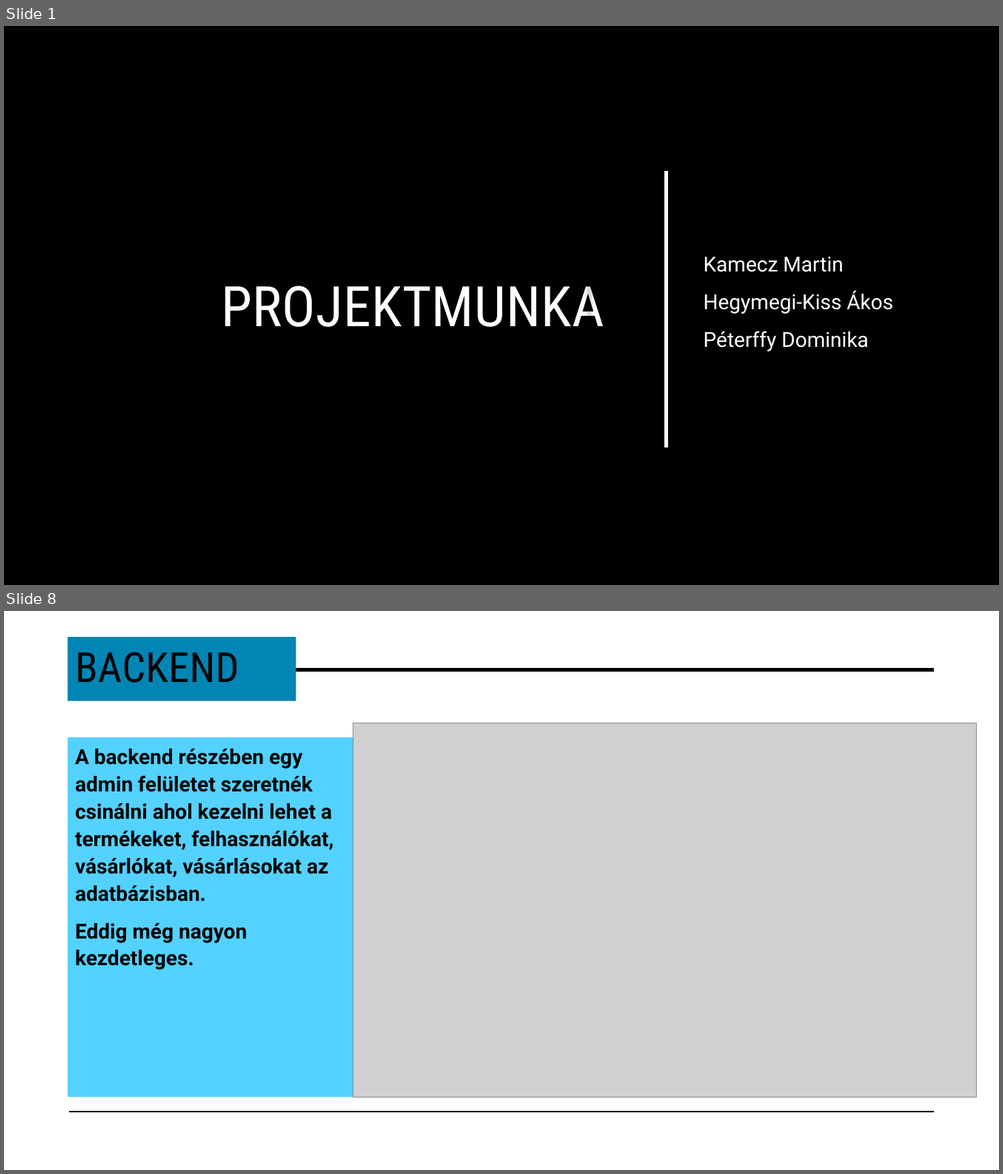
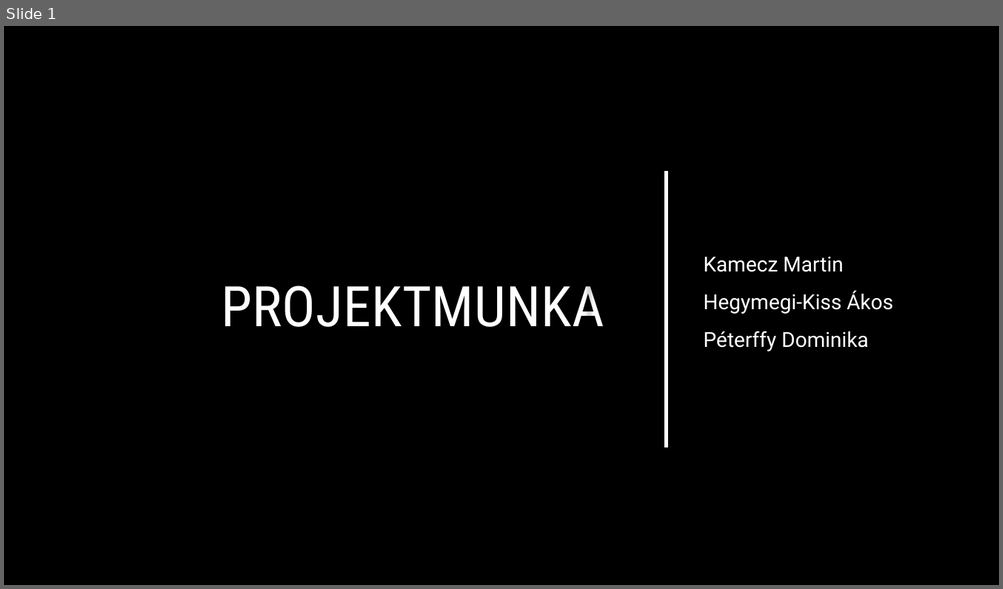
Before and after one commit to peterffydominika/13A_Projekt_webshop, a slide deck: Projektmunka.pptx. Shown one above the other, each under a label of ours: slides 1 and 8 before the commit, slide 1 after it; the slides between them are not shown. The pictures are 1003x1174 and 1003x589 pixels, drawn with LibreOffice and Linux fonts; fonts in the diff are those of the drawing; grey boxes stand for pictures; background and template pictures are left out. Boxes give left, top, right and bottom in pixels: in the first picture for what was removed or moved away, otherwise in the second. Text is boxed around its words. In the diff, an @@ line names an element or a change of style, - is before the commit and + after.

```diff
--- a/Projektmunka.pptx
+++ b/Projektmunka.pptx
@@ slide 8 removed at (x1=4, y1=611, x2=999, y2=1170), background picture (left out) @@
@@ title removed at (x1=68, y1=637, x2=296, y2=701) @@
-BACKEND
@@ line removed from (70, 670) to (933, 670) @@
@@ text removed at (x1=68, y1=738, x2=353, y2=1097) @@
-A backend részében egy admin felületet szeretnék csinálni ahol kezelni lehet a termékeket, felhasználókat, vásárlókat, vásárlásokat az adatbázisban.
-Eddig még nagyon kezdetleges.
@@ picture removed at (x1=353, y1=723, x2=976, y2=1097) @@
@@ line removed from (70, 1113) to (933, 1113) @@
```
Also in this commit, not shown: 6 slides changed, 1 other slide removed.
